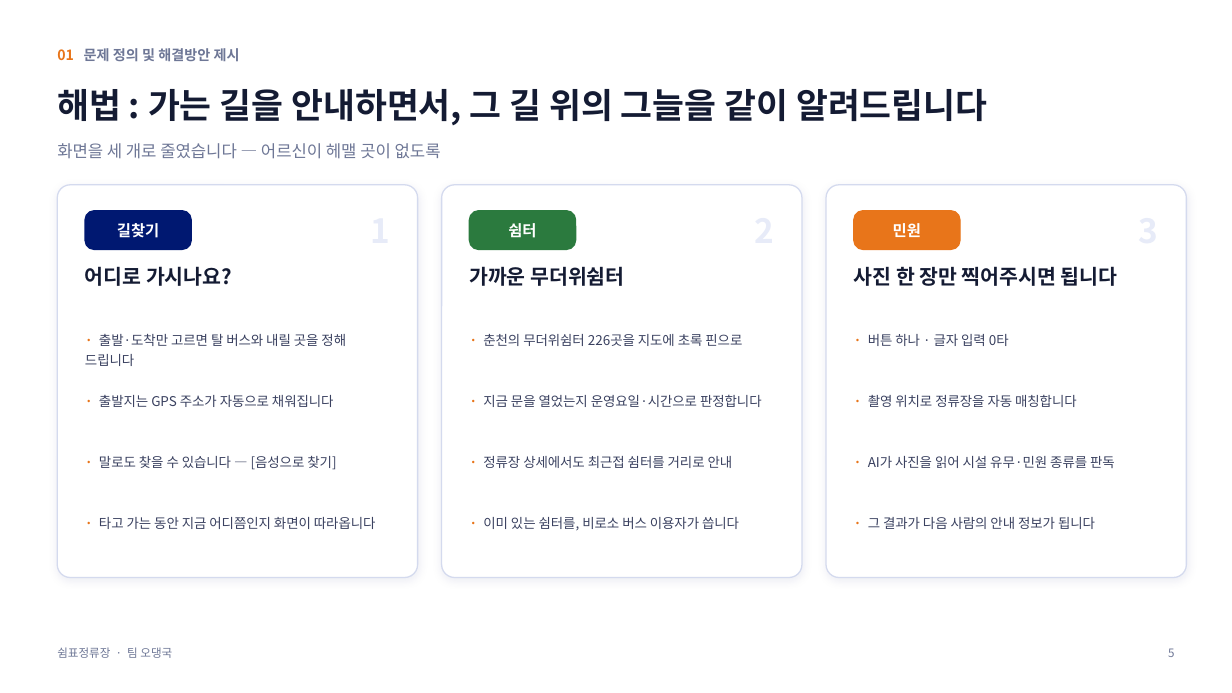
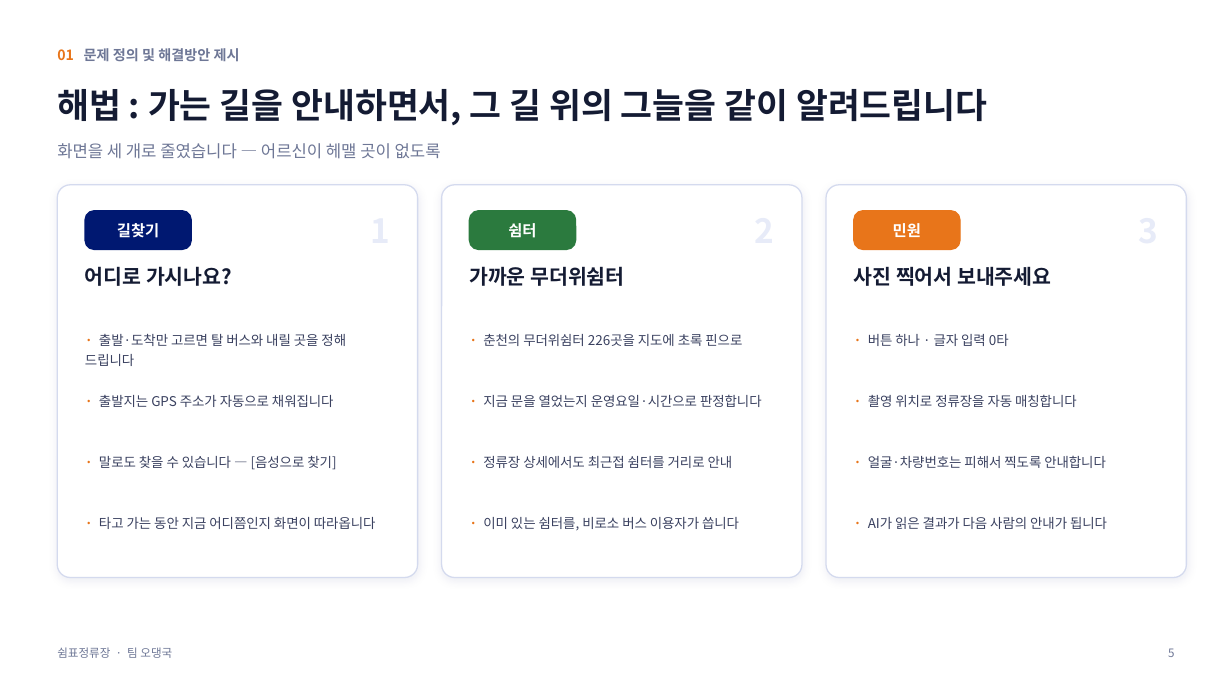
Before and after one commit to less82/chuncheon-busstop, a slide deck: slide 5 of 쉼표정류장_발표자료_팀오댕국_v2.pptx. Drawn at 1232x693 pixels with LibreOffice and Linux fonts; fonts in the diff are those of the drawing. Boxes give left, top, right and bottom in pixels: in the first picture for what was removed or moved away, otherwise in the second. Text is boxed around its words. In the diff, an @@ line names an element or a change of style, - is before the commit and + after.

```diff
--- a/쉼표정류장_발표자료_팀오댕국_v2.pptx
+++ b/쉼표정류장_발표자료_팀오댕국_v2.pptx
@@ text at (854, 266, 1051, 286): text changed @@
-사진 한 장만 찍어주시면 됩니다
+사진 찍어서 보내주세요
@@ text at (868, 456, 1106, 468): text changed @@
-· AI가 사진을 읽어 시설 유무·민원 종류를 판독
+· 얼굴·차량번호는 피해서 찍도록 안내합니다
@@ text at (868, 517, 1107, 529): text changed @@
-· 그 결과가 다음 사람의 안내 정보가 됩니다
+· AI가 읽은 결과가 다음 사람의 안내가 됩니다
```
Also in this commit, not shown: 4 other slides changed, 15 other files.
